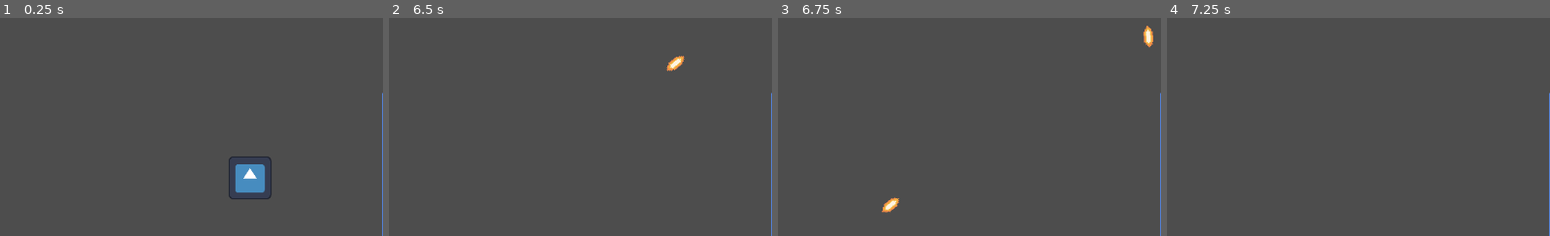
Above: before the commit, frames 1-4 (left to right).
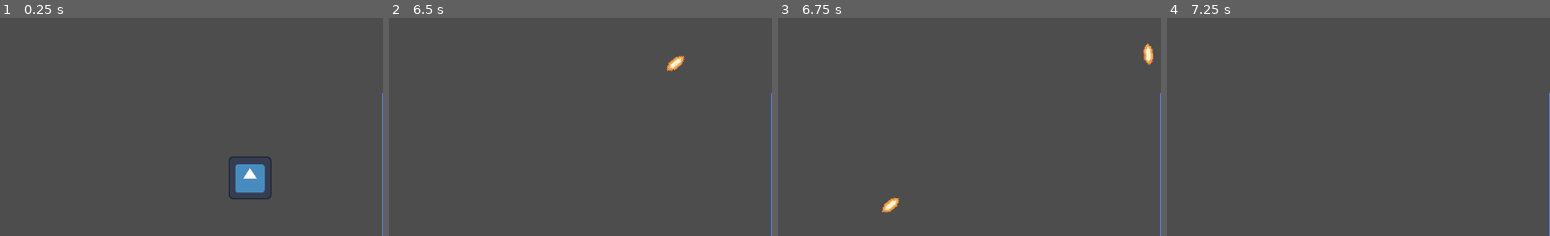
Above: after the commit, the same moments.

Repository: jrjresq/objectpooldemo
Game: Godot game, scene res://src/game.tscn
The game is run twice, just before and just after one commit, with the same random seed, the same clock (stepped at 60 frames per second) and the same inputs. The engine's default icon, where the game draws it, is replaced by a stand-in: a white triangle on a blue panel in a dark square.
Inputs (mouse positions are % of the whole screen's width and height, from its top left):
- Up to frame 1 (0.25 s): no input
- Up to frame 2 (6.5 s): click (13, 5) at 0.5 s; tap Enter at 1.25, 5 s; move the mouse to (44, 70) at 1.27 s; hold Space (player_fire) 1.28-2.03 s; hold W (move_up) 1.28-2.78 s; move the mouse to (80, 65) at 2.02 s; tap Space (player_fire) at 2.1, 3.6, 4.25, 5.1 s; move the mouse to (19, 35) at 2.77 s; hold Space (player_fire) 2.78-3.53 s; hold A (move_left) 2.78-4.28 s; move the mouse to (54, 50) at 3.52 s; move the mouse to (34, 25) at 4.27 s; hold S (move_down) 4.28-5.03 s; hold Space (player_fire) 4.28-5.03 s; move the mouse to (72, 45) at 5.02 s; hold D (move_right) 5.03-5.78 s; move the mouse to (29, 55) at 5.77 s; hold W (move_up) from 5.78 s (still down); hold Space (player_fire) from 5.78 s (still down)
- Up to frame 3 (6.75 s): move the mouse to (59, 28) at 6.52 s; release W (move_up) at 6.53 s; release Space (player_fire) at 6.53 s; hold D (move_right) from 6.53 s (still down); tap Space (player_fire) at 6.6 s
- Up to frame 4 (7.25 s): keep holding D (move_right)
The pictures show only the part of the screen within x 17-67%, y 13-63%; the shares and areas given below are measured in that part.

Frames 1-2 are identical in both runs. In frame 3, 0.4% of the frame differs, in the area x 95-98%, y 3-22%; in frame 4, nothing differs.
Error before the commit: Trying to return a previously freed instance. (res://src/utils/object_pool.gd:26)

Commit message:
no raw dogging!~

Diff:
--- a/src/utils/object_pool.gd
+++ b/src/utils/object_pool.gd
@@ -9,11 +9,11 @@
 	if existing_instances:
 		var new_instance = existing_instances.pop_back()
 
-		## if the instance is invalid, keep popping back until it is valid. otherwise, make a new instance
-		#if not is_instance_valid(new_instance):
-			#if existing_instances.size() <= 0:
-				#instances.erase(scene)
-			#return instance(scene)
+		# if the instance is invalid, keep popping back until it is valid. otherwise, make a new instance
+		if not is_instance_valid(new_instance):
+			if existing_instances.size() <= 0:
+				instances.erase(scene)
+			return instance(scene)
 
 		if existing_instances.size() <= 0:
 			instances.erase(scene)
